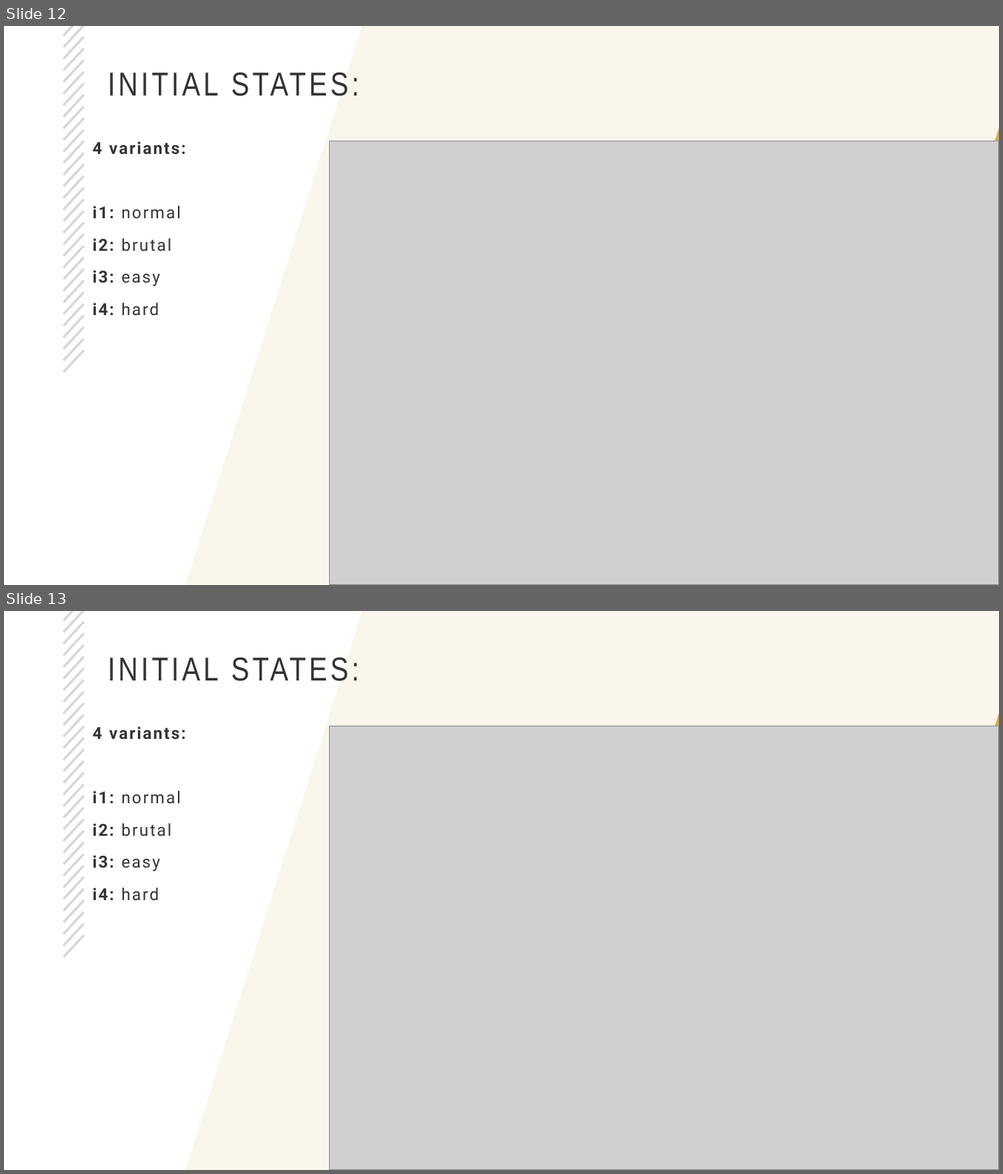
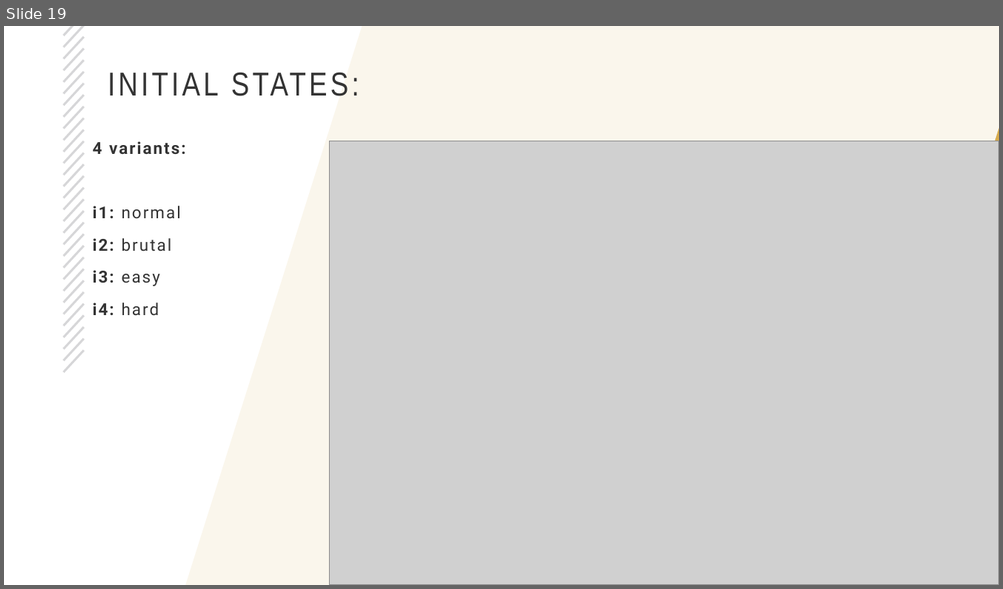
Before and after one commit to rich-java-dev/world-trade-ai-part1, a slide deck: CS5260-part1.pptx. Shown one above the other, each under a label of ours: slides 12 and 13 before the commit, slide 19 after it. The pictures are 1003x1174 and 1003x589 pixels, drawn with LibreOffice and Linux fonts; fonts in the diff are those of the drawing; grey boxes stand for pictures; background and template pictures are left out. Boxes give left, top, right and bottom in pixels: in the first picture for what was removed or moved away, otherwise in the second. Text is boxed around its words. In the diff, an @@ line names an element or a change of style, - is before the commit and + after.

```diff
--- a/CS5260-part1.pptx
+++ b/CS5260-part1.pptx
@@ slide 13 removed at [4, 611, 999, 1170], background #FFFFFF; not listed: 32 template elements that a slide beside it also shows @@
@@ title removed at [108, 657, 359, 681] @@
-INITIAL STATES:
@@ text removed at [93, 726, 186, 900] @@
-4 variants:
-i1: normal
-i2: brutal
-i3: easy
-i4: hard
@@ picture removed at [330, 726, 999, 1170] @@
@@ what was slide 12 is now slide 19 @@
```
Also in this commit, not shown: 3 slides changed, 16 slides added, 4 other slides removed, 15 other files.
